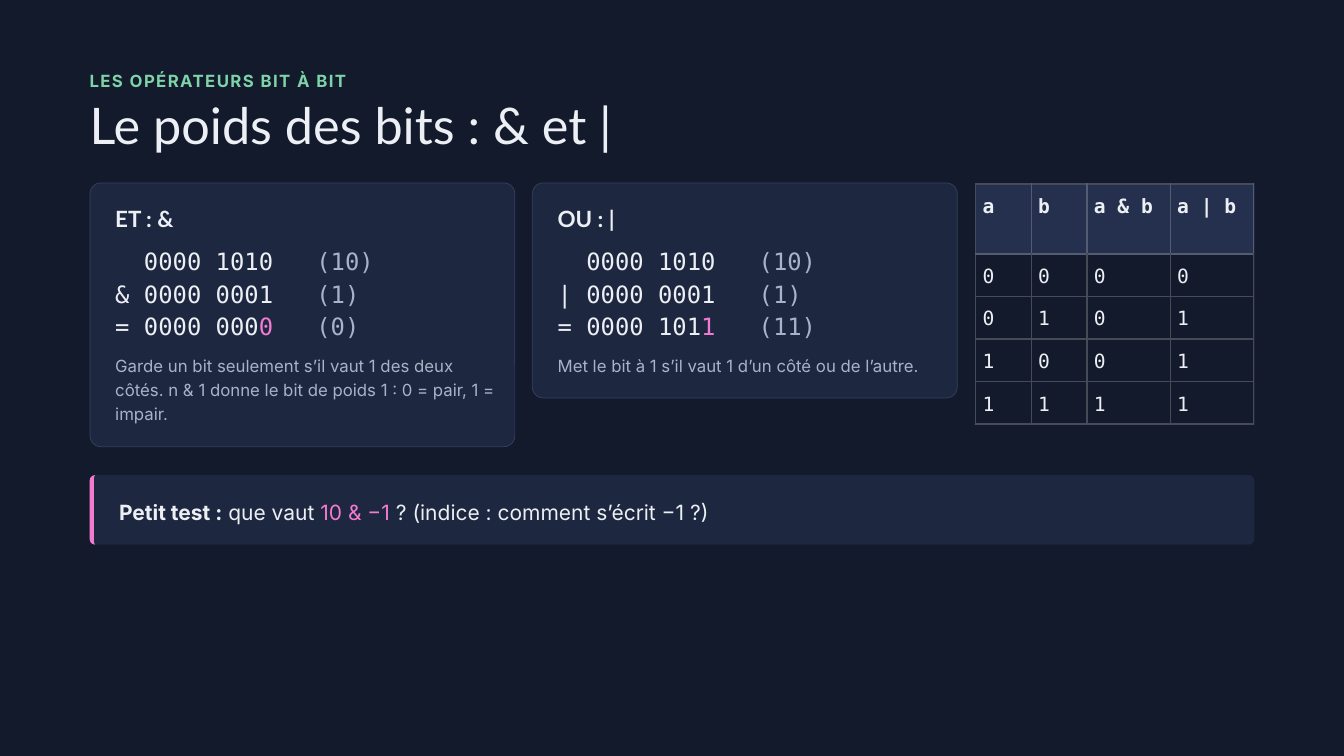
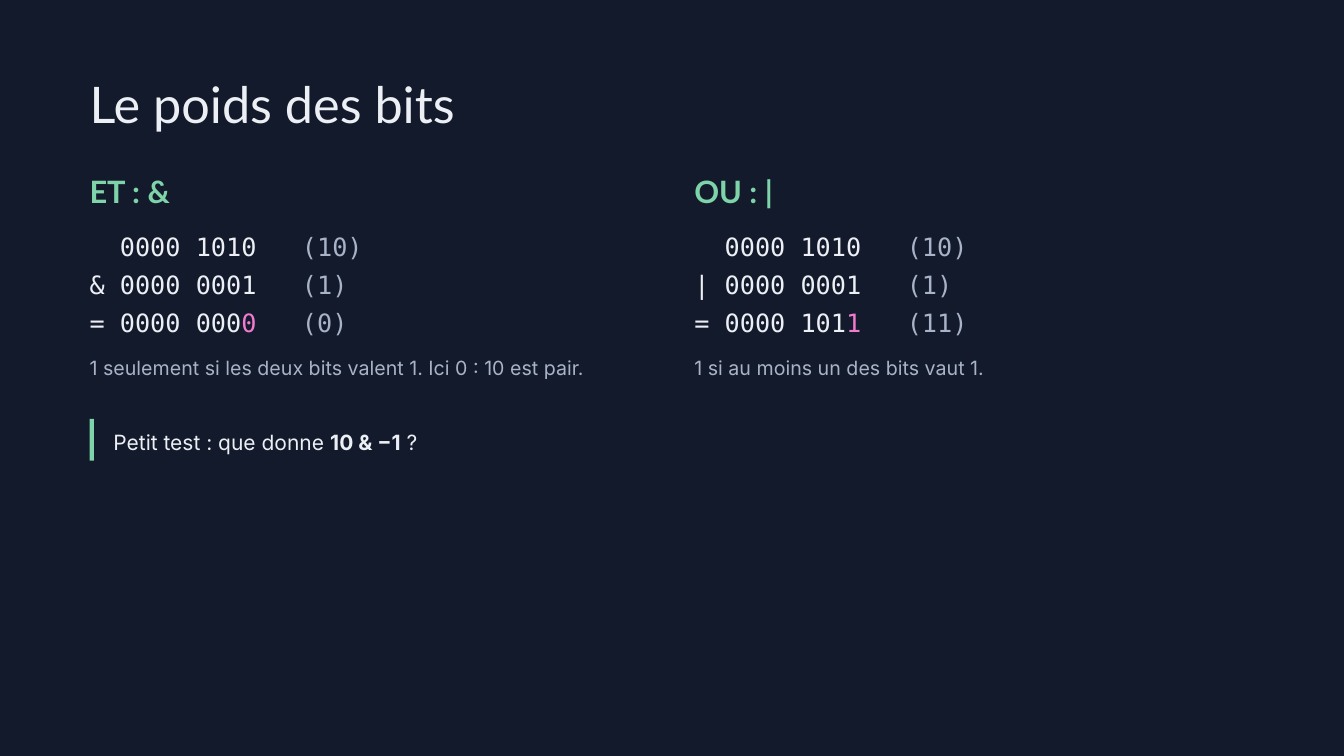
Before and after one commit to Blaeste/42-know, a slide deck: slide 14 of Les bases du C… ou pas.pptx (slide 7 before the commit). Drawn at 1344x756 pixels with LibreOffice and Linux fonts; fonts in the diff are those of the drawing. Boxes give left, top, right and bottom in pixels: in the first picture for what was removed or moved away, otherwise in the second. Text is boxed around its words. In the diff, an @@ line names an element or a change of style, - is before the commit and + after.

```diff
--- a/Les bases du C… ou pas.pptx
+++ b/Les bases du C… ou pas.pptx
@@ title at [90,86,455,132]: text changed @@
-Le poids des bits : & et |
+Le poids des bits
@@ text removed at [90,73,346,87] @@
-LES OPÉRATEURS BIT À BIT
@@ text "ET : &": place and size @@
-text "ET : &" at [115,211,141,227]
+text "ET : &" at [90,180,126,203]
@@ text "ET : &" at [90,180,126,203]: size 16 to 22 pt, text colour #ECEFF4 to #7ED3A8; line spacing 19.2pt to 26.4pt @@
@@ text "OU : |" at [694,180,742,204]: size 16 to 22 pt, text colour #ECEFF4 to #7ED3A8; line spacing 19.2pt to 26.4pt @@
@@ text "OU : |": place and size @@
-text "OU : |" at [558,210,593,227]
+text "OU : |" at [694,180,742,204]
@@ rounded rectangle removed at [90,182,515,447] @@
@@ rounded rectangle removed at [532,182,958,397] @@
@@ table removed at [976,184,1254,423], 5 rows, 4 columns @@
-a | b | a & b | a | b
-0 | 0 | 0 | 0
-0 | 1 | 0 | 1
-1 | 0 | 0 | 1
-1 | 1 | 1 | 1
@@ line removed from (1254, 182) to (1254, 424) @@
@@ text "0000 1010 (10)": place and size @@
-text "0000 1010 (10)" at [144,252,359,338]
+text "0000 1010 (10)" at [120,237,363,336]
@@ text "0000 1010 (10)" at [120,237,363,336]: size 17 to 18 pt; line spacing 22.9pt to 27pt @@
@@ text "0000 1010 (10)" at [725,237,968,336]: size 17 to 18 pt; line spacing 22.9pt to 27pt @@
@@ text "0000 1010 (10)": place and size @@
-text "0000 1010 (10)" at [586,252,816,338]
+text "0000 1010 (10)" at [725,237,968,336]
@@ text removed at [115,359,479,424] @@
-Garde un bit seulement s’il vaut 1 des deux côtés. n & 1 donne le bit de poids 1 : 0 = pair, 1 = impair.
@@ text removed at [558,359,918,372] @@
-Met le bit à 1 s’il vaut 1 d’un côté ou de l’autre.
@@ text added at [90,360,584,379], 14 pt, text #A8B3C7 @@
+1 seulement si les deux bits valent 1. Ici 0 : 10 est pair.
@@ text added at [694,360,984,375], 14 pt, text #A8B3C7 @@
+1 si au moins un des bits vaut 1.
@@ line added from (92, 419) to (92, 461), #7ED3A8 3 pt @@
@@ text added at [113,434,400,455], 15 pt, text #ECEFF4 @@
+Petit test : que donne 10 & −1 ?
@@ line removed from (975, 424) to (1254, 424) @@
@@ rounded rectangle removed at [90,475,1255,544] @@
-Petit test : que vaut 10 & −1 ? (indice : comment s’écrit −1 ?)
@@ freeform shape removed at [90,475,1255,544] @@
```
Also in this commit, not shown: 8 other slides changed, 12 slides added, 13 slides removed, 3 other files.
